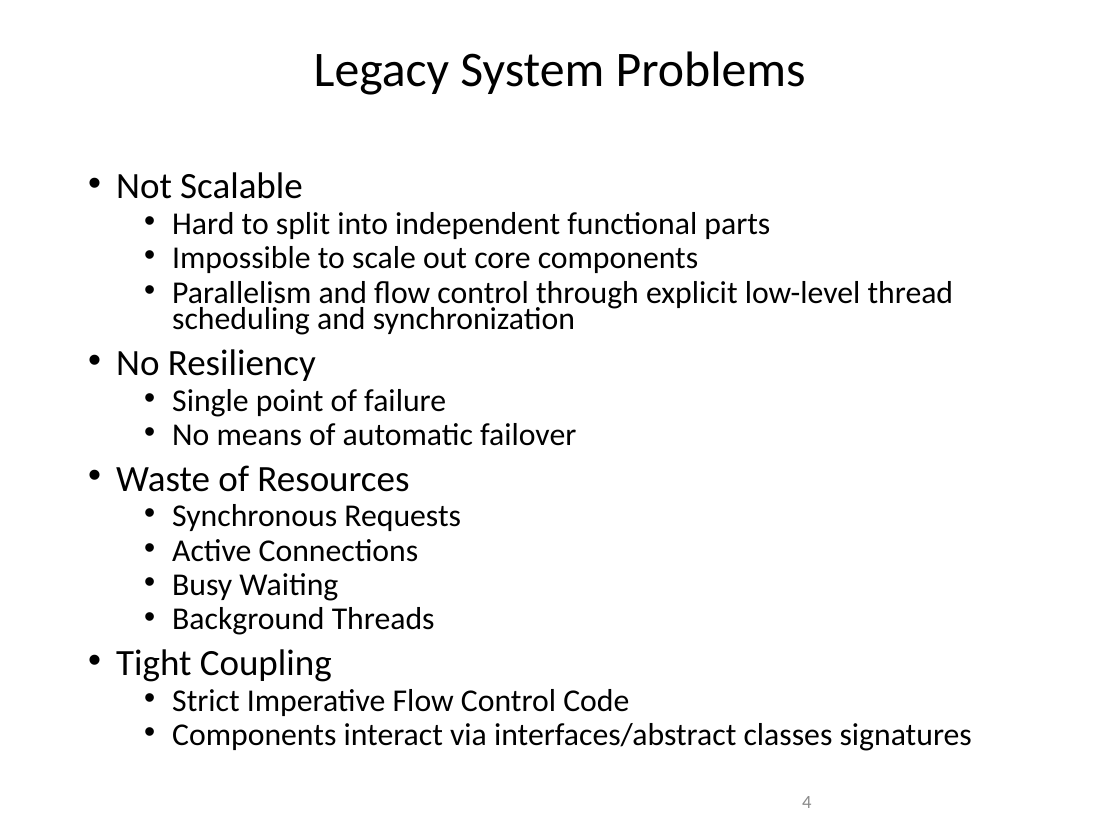
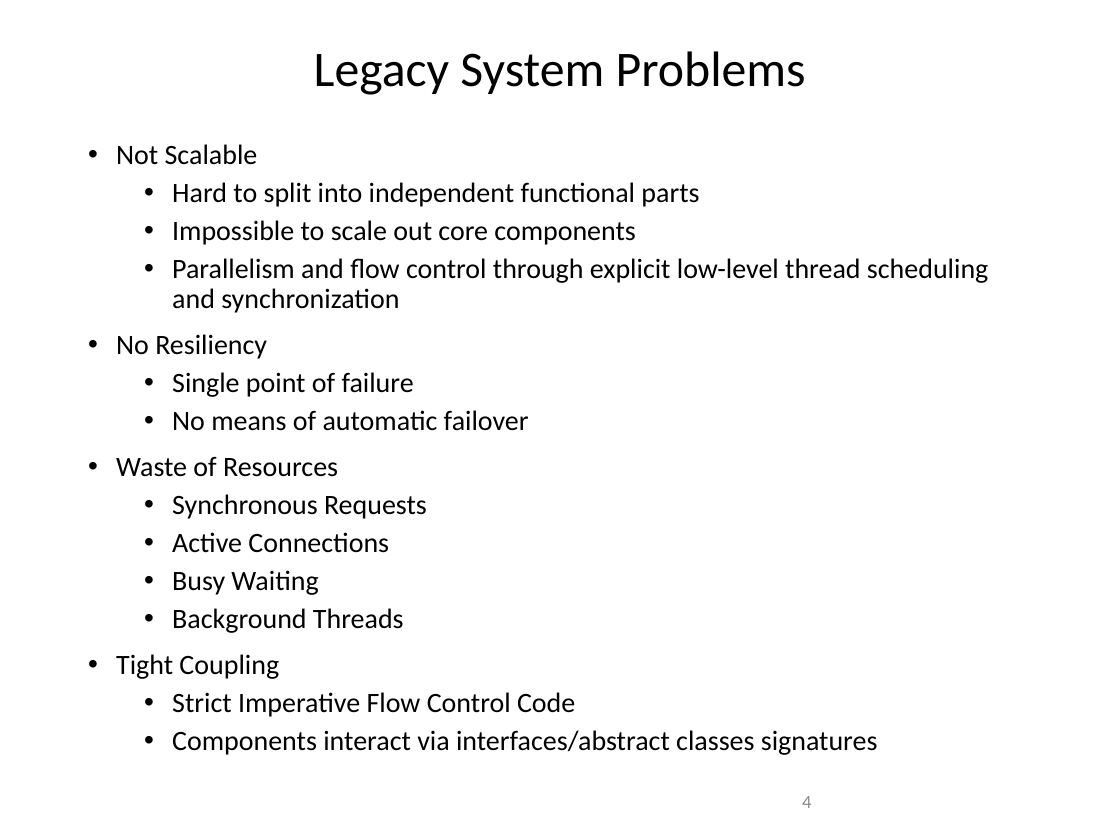
Before and after one commit to amichel/PaymentsGateway.MassTransit.Demo, a slide deck: slide 4 of Presentation/Service Bus Integration Patterns.pptx. Drawn at 1120x840 pixels with LibreOffice and Linux fonts; fonts in the diff are those of the drawing; background and template pictures are left out. Boxes give left, top, right and bottom in pixels: in the first picture for what was removed or moved away, otherwise in the second. Text is boxed around its words. In the diff, an @@ line names an element or a change of style, - is before the commit and + after.

```diff
--- a/Presentation/Service Bus Integration Patterns.pptx
+++ b/Presentation/Service Bus Integration Patterns.pptx
@@ text "Not Scalable": place and size @@
-text "Not Scalable" at (116, 172, 972, 751)
+text "Not Scalable" at (116, 144, 988, 755)
@@ text "Not Scalable" at (116, 144, 988, 755): size 23.8 to 18 pt in "Not Scalable", "No Resiliency", "Waste of Resources", "Tight Coupling"; size 20.4 to 18 pt in "Hard to split into independent functional parts", "Impossible to scale out core components", "Parallelism and flow control through explicit low-level ...", "Single point of failure" and 7 more places; line spacing 0.7 to 0.9 @@
```
Also in this commit, not shown: 7 other slides changed, 2 other files.
